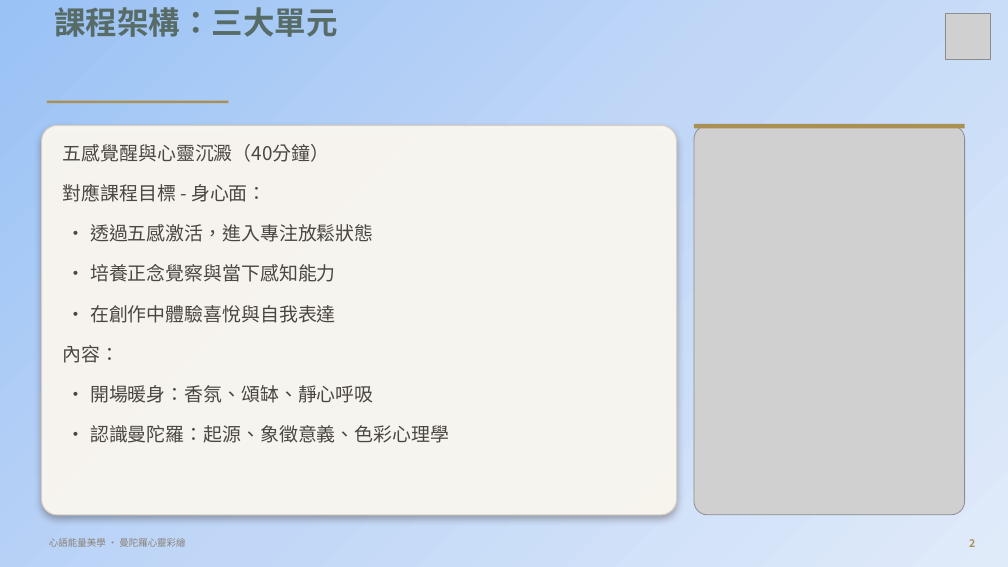
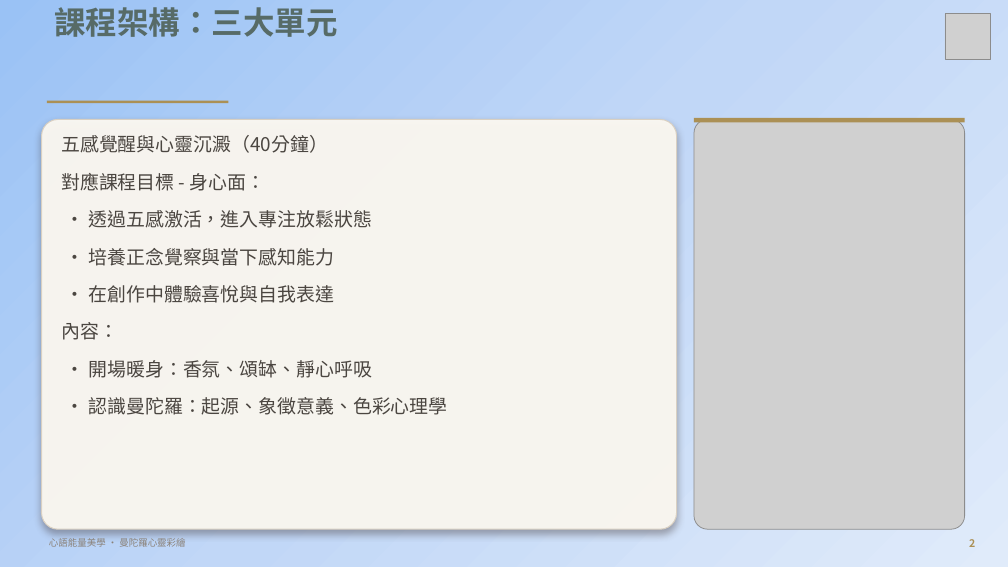
Before and after one commit to serina168/mandala-beginner, a slide deck: slide 2 of 繽紛五感體驗曼陀羅書籤畫_課程大綱.pptx. Drawn at 1008x567 pixels with LibreOffice and Linux fonts; fonts in the diff are those of the drawing; grey boxes stand for pictures; background and template pictures are left out. Boxes give left, top, right and bottom in pixels: in the first picture for what was removed or moved away, otherwise in the second. Text is boxed around its words. In the diff, an @@ line names an element or a change of style, - is before the commit and + after.

```diff
--- a/繽紛五感體驗曼陀羅書籤畫_課程大綱.pptx
+++ b/繽紛五感體驗曼陀羅書籤畫_課程大綱.pptx
@@ rounded rectangle: place and size @@
-rounded rectangle at (42, 126, 677, 515)
+rounded rectangle at (42, 119, 677, 529)
@@ picture: place and size @@
-picture at (694, 126, 965, 515)
+picture at (694, 119, 965, 529)
@@ rectangle: place and size @@
-rectangle at (694, 124, 965, 129)
+rectangle at (694, 118, 965, 123)
@@ subtitle "五感覺醒與心靈沉澱（40分鐘）" at (61, 135, 448, 415): line spacing 1.12 to 1.05; less space between paragraphs @@
```
Also in this commit, not shown: 18 other slides changed, 1 other file.
